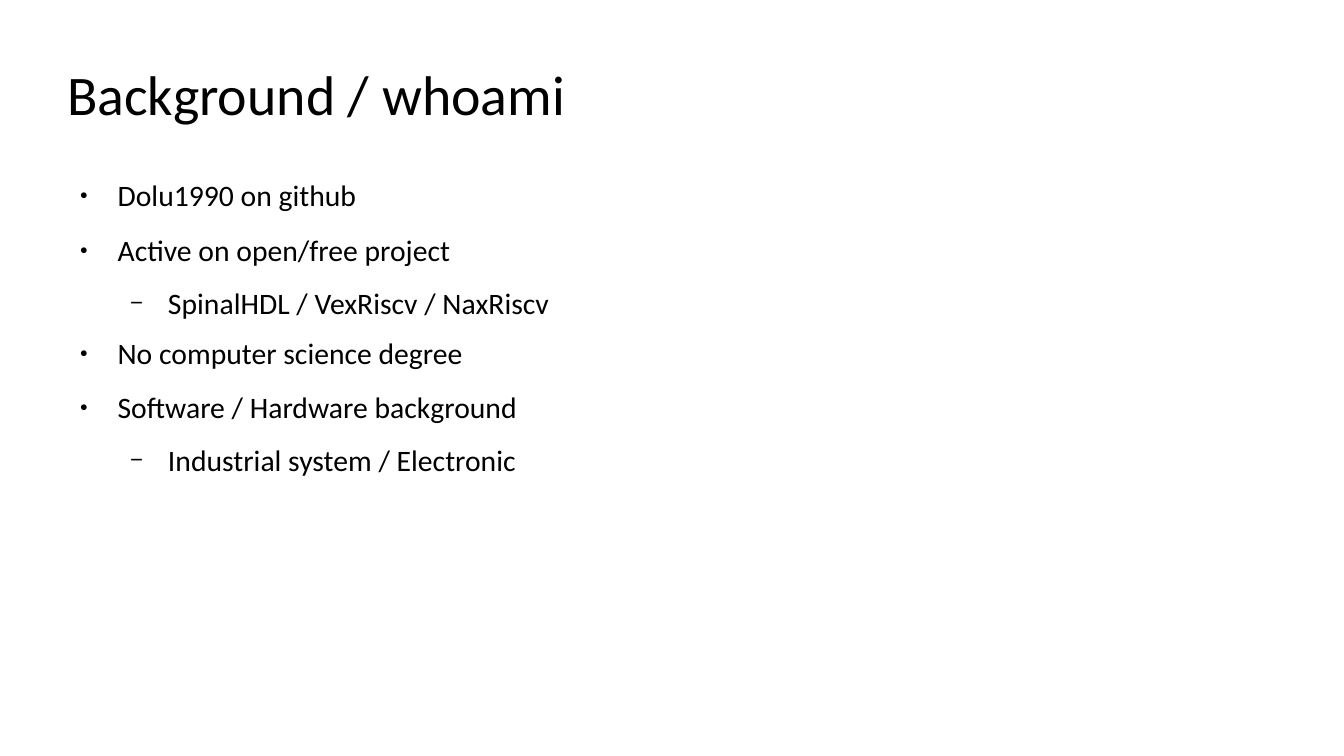
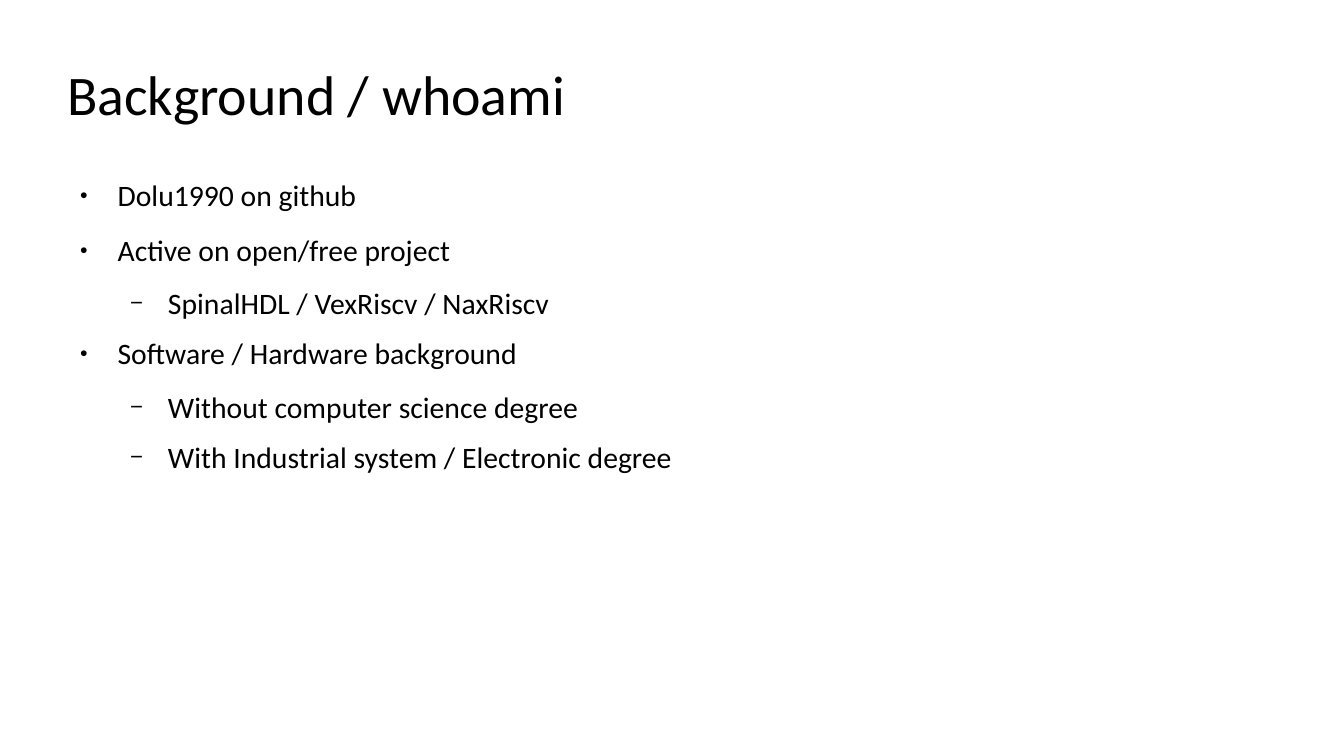
Before and after one commit to SpinalHDL/SpinalDoc, a slide deck: slide 2 of presentation/en/37c3_271223/37c3_271223.odp. Drawn at 1344x756 pixels with LibreOffice and Linux fonts; fonts in the diff are those of the drawing. Boxes give left, top, right and bottom in pixels: in the first picture for what was removed or moved away, otherwise in the second. Text is boxed around its words. In the diff, an @@ line names an element or a change of style, - is before the commit and + after.

```diff
--- a/presentation/en/37c3_271223/37c3_271223.odp
+++ b/presentation/en/37c3_271223/37c3_271223.odp
@@ text at [118,343,463,369]: paragraph removed @@
-● No computer science degree
@@ text at [168,397,672,473]: text changed @@
-  − Industrial system / Electronic
+  − Without computer science degree
+  − With Industrial system / Electronic degree
```
Also in this commit, not shown: 20 other slides changed, 5 slides added, 2 other files.
